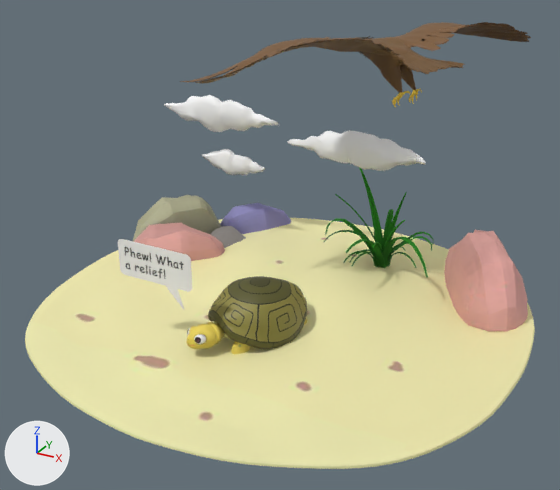
Before and after pictures for a commit that changed the glTF model assests/14.glb.
One viewpoint serves both versions: a 50 mm lens placed at (0.152, -0.282, 0.171), pointed at (-0.014, 0.019, 0.02). Arrows for +X, +Y and +Z are at lower left; the lights stay in place. Where no turn or scale is listed for an object, it has been applied to the vertices. Vertices at the same position are counted once.

Before the edit, the objects in view are built like this:
```python
ob_baby_02_cute_head = bpy.data.objects.new('baby_02_cute_head', me_mesh_306)
ob_baby_02_cute_head.location = (0.0, 0.0, 0.0)
ob_baby_02_tortoise_shell = bpy.data.objects.new('baby_02_tortoise_shell', me_mesh_295)
ob_baby_02_tortoise_shell.location = (0.0, 0.0, 0.0)
ob_eagle1 = bpy.data.objects.new('eagle1', me_mesh_315)
ob_eagle1.location = (0.0, 0.0, 0.0)
ob_eagle3 = bpy.data.objects.new('eagle3', me_mesh_317)
ob_eagle3.location = (0.0, 0.0, 0.0)
ob_eagle4 = bpy.data.objects.new('eagle4', me_mesh_318)
ob_eagle4.location = (0.0, 0.0, 0.0)
ob_eagle5 = bpy.data.objects.new('eagle5', me_mesh_319)
ob_eagle5.location = (0.0, 0.0, 0.0)
ob_eagle6 = bpy.data.objects.new('eagle6', me_mesh_320)
ob_eagle6.location = (0.0, 0.0, 0.0)
ob_eagle8 = bpy.data.objects.new('eagle8', me_mesh_321)
ob_eagle8.location = (0.0, 0.0, 0.0)
ob_polysurface12 = bpy.data.objects.new('polySurface12', me_mesh_324)
ob_polysurface12.location = (0.0, 0.0, 0.0)
# also in view: 'polySurface2' at (-0.001, 0.074, 0.056); 'polySurface4' at (-0.082, 0.074, 0.064); 'polySurface33' at (-0.004, 0.006, 0.012); 'polySurface28' at (-0.034, -0.051, 0.029); 'polySurface1' at (-0.074, 0.073, 0.038)
```
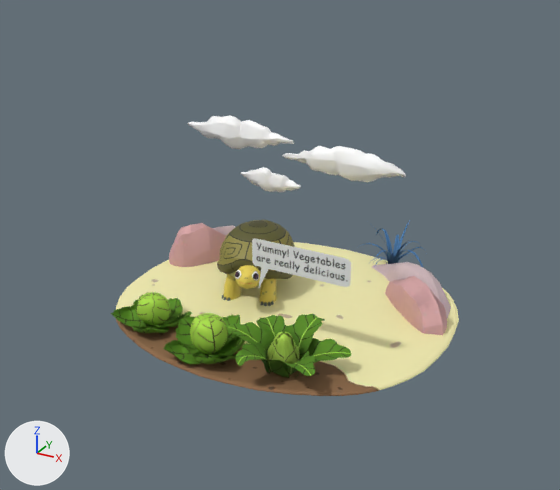
Patch to the scene script:
```diff
--- a/assests/14.glb.py
+++ b/assests/14.glb.py
@@ me_mesh_312 @@
-me_mesh_312.from_pydata(...)  # 853 vertices, 1664 faces; spans x -0.01622..-0.01111, y -0.05297..-0.04943, z 0.00196..0.00673
+me_mesh_312.from_pydata(...)  # 2418 vertices, 4684 faces; spans x -0.01714..-0.00454, y -0.02321..-0.00841, z 0.01288..0.02393
+# me_mesh_312 part 1: 2418 vertices added at x -0.01714..-0.00454, y -0.02321..-0.00841, z 0.01288..0.02393
+# me_mesh_312 part 2: 853 vertices removed from x -0.01622..-0.01111, y -0.05297..-0.04943, z 0.00196..0.00673
 me_mesh_312.materials.append(mat_lambert39_004)
@@ me_mesh_303 @@
-me_mesh_303.from_pydata(...)  # 480 vertices, 896 faces; spans x -0.00499..0.00227, y -0.04126..-0.03161, z -0.00482..0.0071
+me_mesh_303.from_pydata(...)  # 480 vertices, 896 faces; spans x -0.0127..-0.00539, y -0.00494..0.00475, z 0.00743..0.01934
+# me_mesh_303 part 3: 480 of 480 vertices moved; they spanned x -0.00499..0.00227, y -0.04126..-0.03161, z -0.00482..0.0071 and now span x -0.0127..-0.00539, y -0.00494..0.00475, z 0.00743..0.01934; mean shift (-0.00837, 0.03644, 0.01226); largest move (0.00213, -0.03748, -0.00408) -> (-0.00611, 0.0015, 0.00818)
 me_mesh_303.materials.append(mat_lambert39_004)
@@ me_mesh_305 @@
-me_mesh_305.from_pydata(...)  # 320 vertices, 600 faces; spans x -0.0183..-0.0055, y -0.0464..-0.0296, z -0.0024..0.008
+me_mesh_305.from_pydata(...)  # 320 vertices, 600 faces; spans x -0.021..-0.0076, y -0.0163..0.0, z 0.0125..0.0219
+# me_mesh_305 part 4: 320 of 320 vertices moved; they spanned x -0.0183..-0.0055, y -0.0464..-0.0296, z -0.0024..0.008 and now span x -0.021..-0.0076, y -0.0163..0.0, z 0.0125..0.0219; mean shift (-0.0028, 0.03, 0.014); largest move (-0.0079, -0.0445, 0.0033) -> (-0.0078, -0.0093, 0.0178)
 me_mesh_305.materials.append(mat_lambert39_004)
@@ ob_polysurface12 @@
-ob_polysurface12 = bpy.data.objects.new('polySurface12', me_mesh_324)
@@ ob_baby_02_cute_head @@
-ob_baby_02_cute_head = bpy.data.objects.new('baby_02_cute_head', me_mesh_306)
@@ ob_eagle1 @@
-ob_eagle1 = bpy.data.objects.new('eagle1', me_mesh_315)
@@ ob_eagle3 @@
-ob_eagle3 = bpy.data.objects.new('eagle3', me_mesh_317)
@@ ob_eagle4 @@
-ob_eagle4 = bpy.data.objects.new('eagle4', me_mesh_318)
@@ ob_eagle5 @@
-ob_eagle5 = bpy.data.objects.new('eagle5', me_mesh_319)
@@ ob_eagle6 @@
-ob_eagle6 = bpy.data.objects.new('eagle6', me_mesh_320)
@@ ob_eagle8 @@
-ob_eagle8 = bpy.data.objects.new('eagle8', me_mesh_321)
@@ ob_polysurface1 @@
-ob_polysurface1 = bpy.data.objects.new('polySurface1', me_mesh_325)
@@ ob_polysurface2 @@
-ob_polysurface2 = bpy.data.objects.new('polySurface2', me_mesh_326)
@@ ob_polysurface28 @@
-ob_polysurface28 = bpy.data.objects.new('polySurface28', me_mesh_328)
@@ ob_polysurface33 @@
-ob_polysurface33 = bpy.data.objects.new('polySurface33', me_mesh_329)
@@ ob_polysurface4 @@
-ob_polysurface4 = bpy.data.objects.new('polySurface4', me_mesh_327)
@@ ob_polysurface85 @@
+ob_polysurface85 = bpy.data.objects.new('polySurface85', me_mesh_335)  # 615 vertices, 1142 faces; spans x -0.078..0.078, y -0.069..0.069, z 0.0..0.021; in mat_tortoise_pg12_col4 (picture img_tortoise_pg12_diffuse)
+ob_polysurface85.location = (0.0, 0.0, 0.0)
@@ ob_polysurface84 @@
+ob_polysurface84 = bpy.data.objects.new('polySurface84', me_mesh_341)  # 123 vertices, 210 faces; spans x 0.002..0.046, y -0.033, z 0.0239..0.0469; in mat_tortoise_pg12_col4 (picture img_tortoise_pg12_diffuse)
+ob_polysurface84.location = (0.0, 0.0, 0.0)
@@ ob_polysurface80 @@
+ob_polysurface80 = bpy.data.objects.new('polySurface80', me_mesh_334)  # 1800 vertices, 2988 faces; spans x 0.0096..0.0512, y 0.032..0.0844, z -0.0007..0.0275; in mat_tortoise_pg12_col4 (picture img_tortoise_pg12_diffuse)
+ob_polysurface80.location = (0.0, 0.0, 0.0)
@@ ob_polysurface55 @@
+ob_polysurface55 = bpy.data.objects.new('polySurface55', me_mesh_332)  # 1755 vertices, 2932 faces; spans x -0.0261..0.0089, y -0.07..-0.036, z 0.0016..0.0176; in mat_tortoise_pg12_col4 (picture img_tortoise_pg12_diffuse)
+ob_polysurface55.location = (0.0, 0.0, 0.0)
@@ ob_polysurface34 @@
+ob_polysurface34 = bpy.data.objects.new('polySurface34', me_mesh_331)  # 1670 vertices, 2590 faces; spans x 0.0018..0.0506, y -0.0714..-0.0288, z -0.0018..0.0183; in mat_tortoise_pg12_col4 (picture img_tortoise_pg12_diffuse)
+ob_polysurface34.location = (0.0, 0.0, 0.0)
@@ ob_polysurface83 @@
+ob_polysurface83 = bpy.data.objects.new('polySurface83', me_mesh_340)  # 272 vertices, 540 faces; spans x -0.0994..-0.0316, y 0.0618..0.0723, z 0.0479..0.0663; in mat_tortoise_pg12_col4 (picture img_tortoise_pg12_diffuse)
+ob_polysurface83.location = (0.0, 0.0, 0.0)
@@ ob_polysurface82 @@
+ob_polysurface82 = bpy.data.objects.new('polySurface82', me_mesh_339)  # 312 vertices, 620 faces; spans x -0.0644..-0.0269, y 0.0628..0.0693, z 0.0273..0.0405; in mat_tortoise_pg12_col4 (picture img_tortoise_pg12_diffuse)
+ob_polysurface82.location = (0.0, 0.0, 0.0)
@@ ob_polysurface81 @@
+ob_polysurface81 = bpy.data.objects.new('polySurface81', me_mesh_338)  # 320 vertices, 636 faces; spans x -0.0389..0.0307, y 0.0626..0.0717, z 0.0411..0.0584; in mat_tortoise_pg12_col4 (picture img_tortoise_pg12_diffuse)
+ob_polysurface81.location = (0.0, 0.0, 0.0)
@@ ob_polysurface52 @@
+ob_polysurface52 = bpy.data.objects.new('polySurface52', me_mesh_333)  # 1771 vertices, 2961 faces; spans x -0.0562..-0.0247, y -0.0619..-0.0309, z 0.0013..0.0158; in mat_tortoise_pg12_col4 (picture img_tortoise_pg12_diffuse)
+ob_polysurface52.location = (0.0, 0.0, 0.0)
```

What differs and where, as boxes (x1, y1, x2, y2) in the pictures (560 x 490 px; the box of a moved part takes in the faces that stretch with it):
'polySurface33', deleted (beige): before (25, 195, 535, 469)
'polySurface85', added: after (116, 223, 459, 396)
'polySurface34', added (green): after (227, 314, 351, 378)
'polySurface2', deleted: before (287, 130, 426, 171)
'polySurface55', added (green): after (164, 313, 245, 364)
'polySurface84', added: after (252, 238, 351, 287)
'polySurface28', deleted: before (118, 239, 192, 309)
'polySurface81', added: after (282, 146, 406, 182)
'polySurface4', deleted: before (164, 95, 279, 132)
'polySurface12', deleted (green): before (323, 167, 434, 277)
'polySurface52', added (green): after (111, 292, 192, 333)
'eagle6', deleted (brown): before (393, 22, 531, 51)
'eagle8', deleted (brown): before (181, 37, 399, 84)
'polySurface83', added: after (187, 115, 294, 149)
'polySurface1', deleted: before (202, 149, 265, 175)
'polySurface82', added: after (240, 167, 301, 192)
'eagle1', deleted (brown): before (361, 37, 416, 70)
'eagle3', deleted (brown): before (399, 52, 464, 74)
'polySurface80', added (blue): after (358, 220, 425, 267)
'baby_02_cute_head', deleted (yellow): before (186, 324, 217, 349)
'eagle5', deleted (brown): before (380, 65, 410, 107)
'eagle4', deleted: before (400, 66, 422, 104)
part 1 of me_mesh_312, added: after (235, 266, 260, 289)
part 2 of me_mesh_312, deleted: before (194, 334, 206, 344)
part 3 of me_mesh_303, moved or reshaped: before (233, 341, 250, 350); after (261, 279, 276, 285)
part 4 of me_mesh_305, moved or reshaped: before (206, 322, 224, 344); after (240, 265, 261, 274)
